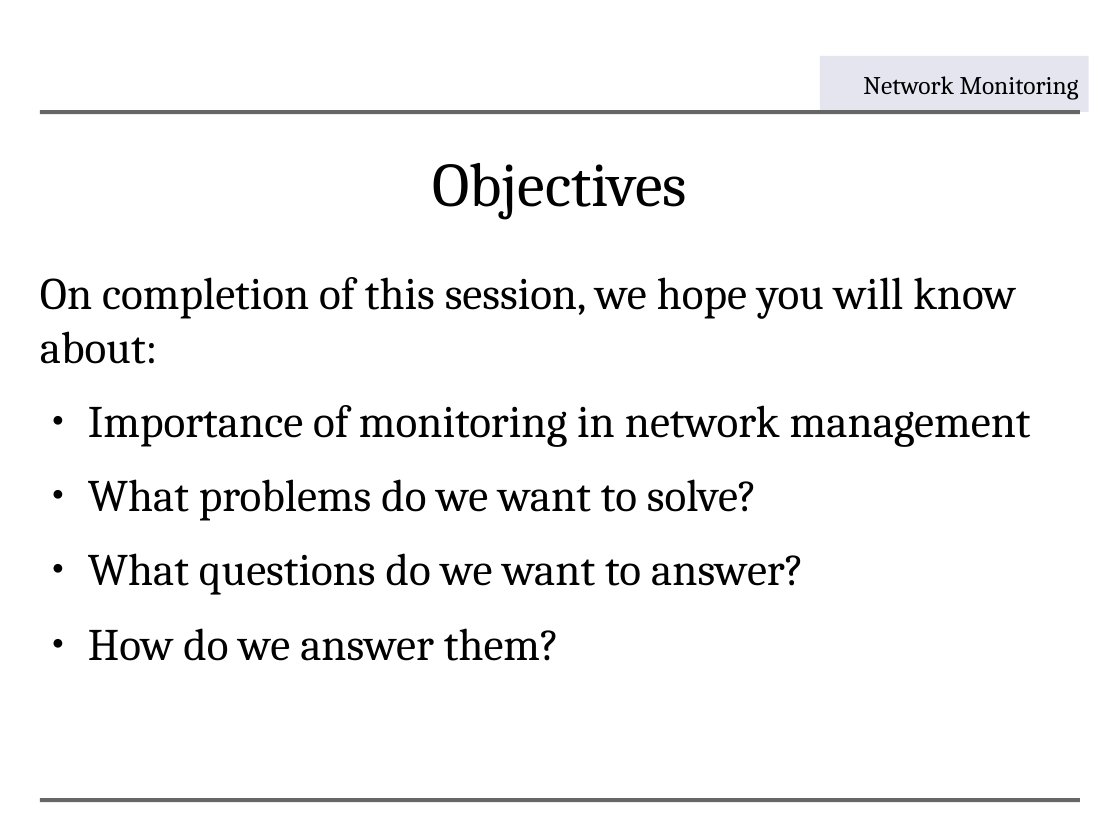
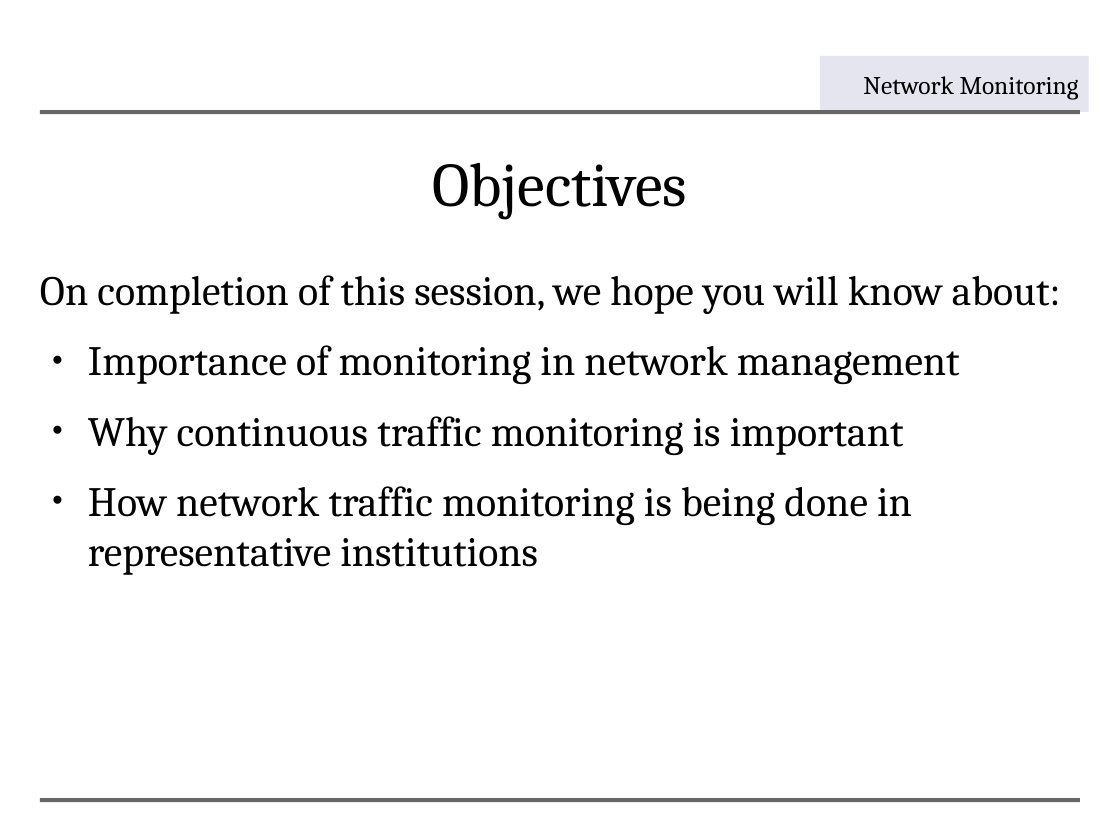
Before and after one commit to aptivate/inaspmaterials, a slide deck: slide 3 of generated/Network_Management/Unit_7_Network_Monitoring/Unit_7_Presentation.rst.odp. Drawn at 1120x840 pixels with LibreOffice and Linux fonts; fonts in the diff are those of the drawing; background and template pictures are left out. Boxes give left, top, right and bottom in pixels: in the first picture for what was removed or moved away, otherwise in the second. Text is boxed around its words. In the diff, an @@ line names an element or a change of style, - is before the commit and + after.

```diff
--- a/generated/Network_Management/Unit_7_Network_Monitoring/Unit_7_Presentation.rst.odp
+++ b/generated/Network_Management/Unit_7_Network_Monitoring/Unit_7_Presentation.rst.odp
@@ text at (40, 275, 1061, 384): size 32 to 29.6 pt in "On completion of this session, we hope ...", "Importance of monitoring in network management" @@
@@ text at (88, 416, 912, 575): text changed; size 32 to 29.6 pt @@
-● What problems do we want to solve?
-● What questions do we want to answer?
-● How do we answer them?
+● Why continuous traffic monitoring is important
+● How network traffic monitoring is being done in representative institutions
```
Also in this commit, not shown: 9 other slides changed, 19 slides added, 12 other files.
